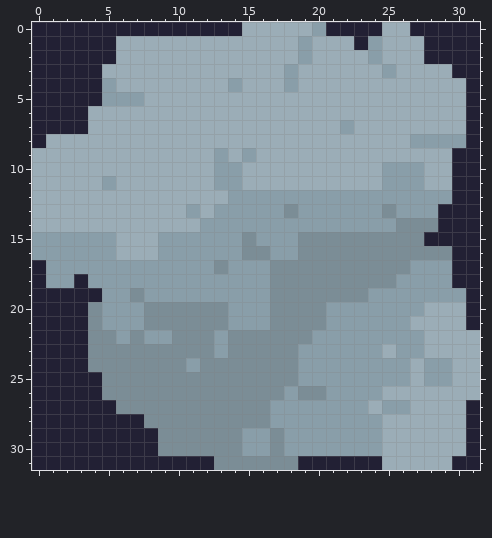
Two states of a pixel-art sprite, assets/rock_a.png. This is how it looked before the edit.
The file is 32x32 pixels.
Now the later version:
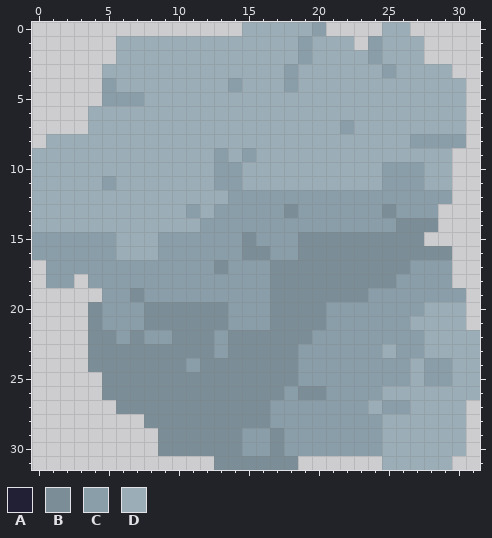
Palette (. is transparent): A #222034  B #7b8d96  C #899ea9  D #9badb7
Edits made:
Colour A is gone in row 0 at x 0 to 14, 21 to 24 and 27 to 31; in row 1 at x 0 to 5, 23 and 28 to 31; in row 2 at x 0 to 5 and 28 to 31; in row 3 at x 0 to 4 and 30 to 31; in rows 4 to 5 at x 0 to 4 and 31; in rows 6 to 7 at x 0 to 3 and 31.
Colour A is gone in row 8 at x 0 and 31; in rows 9 to 12 at x 30 to 31; in rows 13 to 14 at x 29 to 31; in row 15 at x 28 to 31; in row 16 at x 30 to 31; in row 17 at x 0 and 30 to 31.
Colour A is gone in row 18 at x 0, 3 and 30 to 31; in row 19 at x 0 to 4 and 31; in rows 20 to 21 at x 0 to 3 and 31; in rows 22 to 24 at x 0 to 3; in rows 25 to 26 at x 0 to 4; in row 27 at x 0 to 5 and 31.
Colour A is gone in row 28 at x 0 to 7 and 31; in rows 29 to 30 at x 0 to 8 and 31; in row 31 at x 0 to 12, 19 to 24 and 30 to 31.
Boxes around the changes in both pictures, in picture pixels (x1, y1, x2, y2):
erased: (32, 22, 242, 148)
erased: (326, 22, 480, 330)
erased: (32, 260, 214, 470)
erased: (452, 400, 480, 470)
erased: (298, 456, 382, 470)
